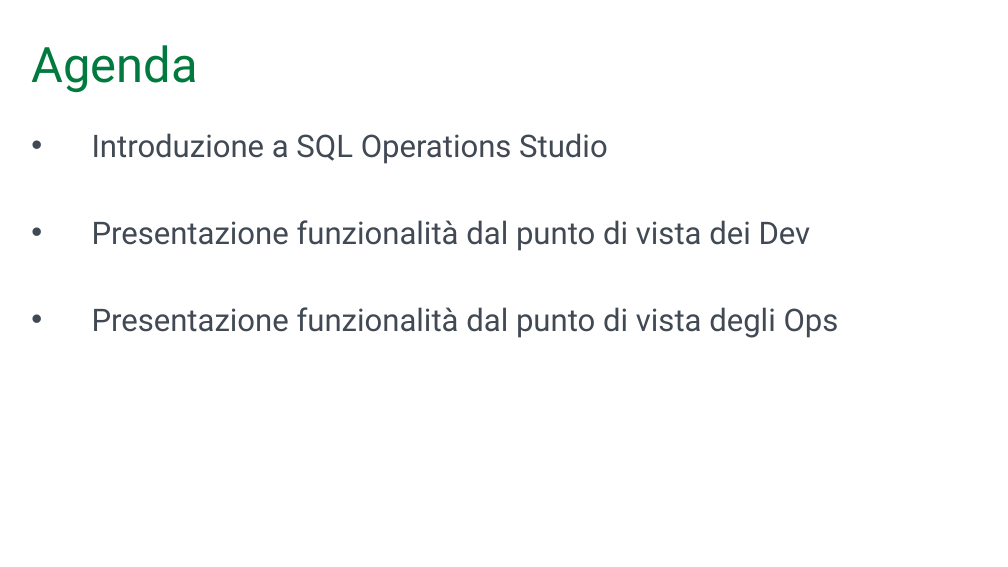
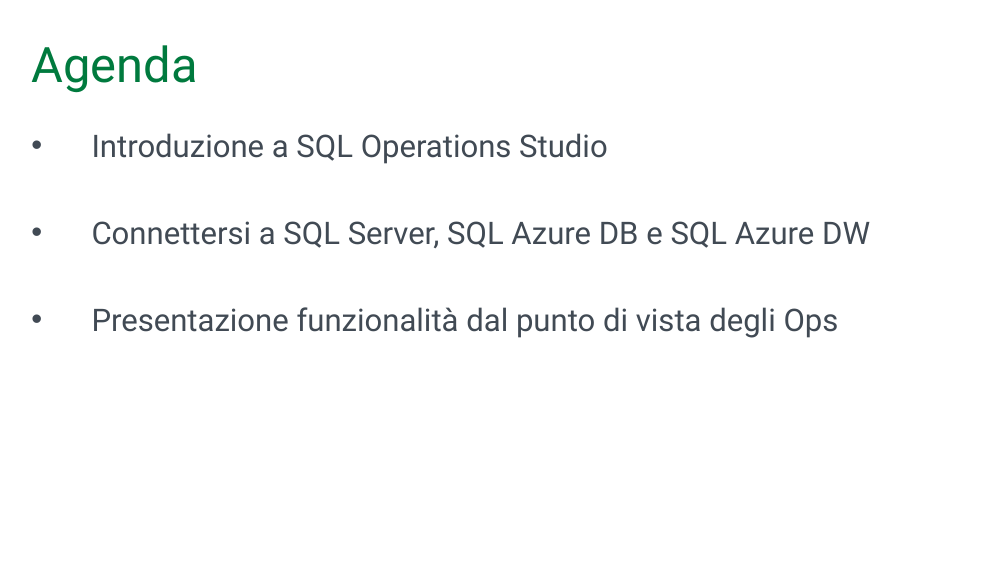
Before and after one commit to mrg3d/demo-opsstudio-repo, a slide deck: slide 8 of Introducing SQL Operations Studio.pptx. Drawn at 1008x567 pixels with LibreOffice and Linux fonts; fonts in the diff are those of the drawing; background and template pictures are left out. Boxes give left, top, right and bottom in pixels: in the first picture for what was removed or moved away, otherwise in the second. Text is boxed around its words. In the diff, an @@ line names an element or a change of style, - is before the commit and + after.

Commit message:
updated slides

```diff
--- a/Introducing SQL Operations Studio.pptx
+++ b/Introducing SQL Operations Studio.pptx
@@ text at box(92, 221, 870, 248): text changed @@
-• Presentazione funzionalità dal punto di vista dei Dev
+• Connettersi a SQL Server, SQL Azure DB e SQL Azure DW
```
Also in this commit, not shown: 3 other slides changed, 1 slide removed.
